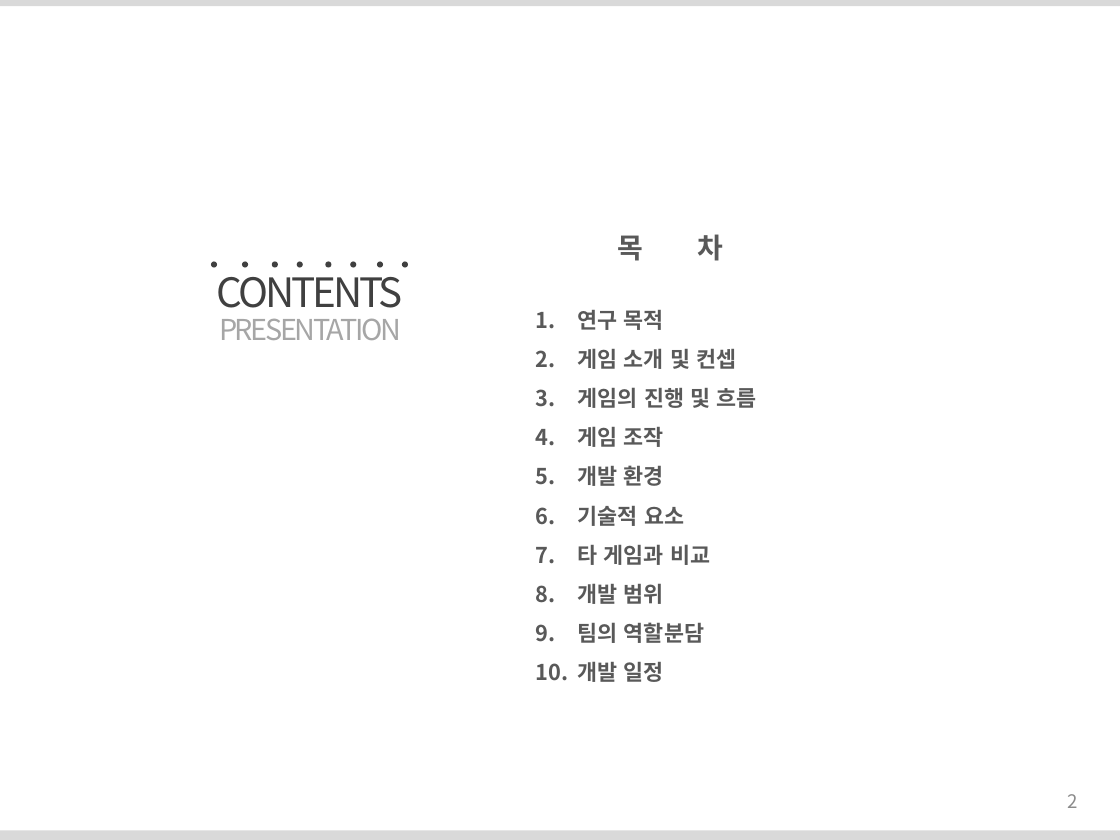
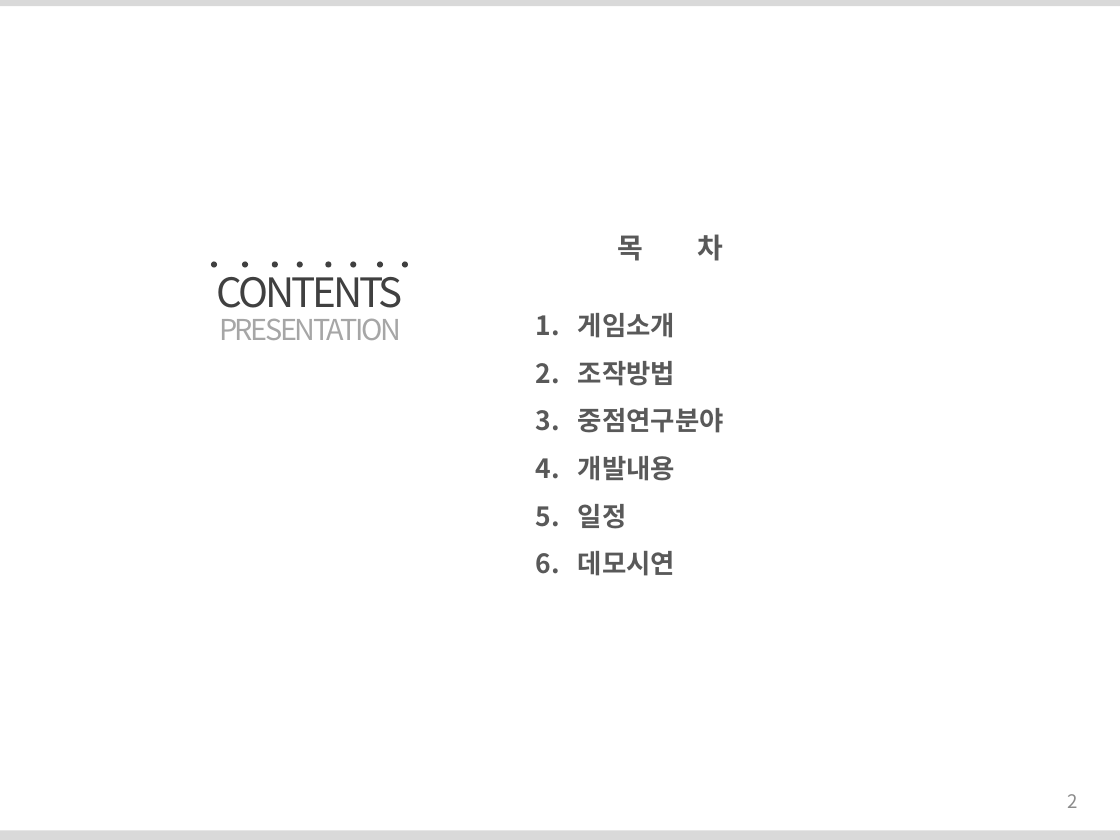
Before and after one commit to WarofMini/KPUTeam, a slide deck: slide 2 of war_of_Mini_양형배_박건희_박건우.pptx. Drawn at 1120x840 pixels with LibreOffice and Linux fonts; fonts in the diff are those of the drawing; background and template pictures are left out. Boxes give left, top, right and bottom in pixels: in the first picture for what was removed or moved away, otherwise in the second. Text is boxed around its words. In the diff, an @@ line names an element or a change of style, - is before the commit and + after.

```diff
--- a/war_of_Mini_양형배_박건희_박건우.pptx
+++ b/war_of_Mini_양형배_박건희_박건우.pptx
@@ text at <box>578,313,724,576</box>: text changed; size 14 to 17 pt @@
-1. 연구 목적
-2. 게임 소개 및 컨셉
-3. 게임의 진행 및 흐름
-4. 게임 조작
-5. 개발 환경
-6. 기술적 요소
-7. 타 게임과 비교
-8. 개발 범위
-9. 팀의 역할분담
-10. 개발 일정
+1. 게임소개
+2. 조작방법
+3. 중점연구분야
+4. 개발내용
+5. 일정
+6. 데모시연
```
